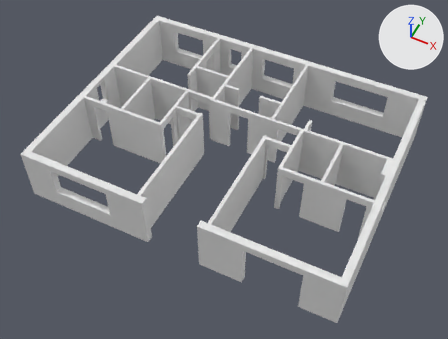
An edit to the glTF model na-project-portal/26-Projects/SK02__AscottGardens/30__TrueVision__AppContent/DesignPhase01__ConceptDesign__Scheme-01/SK02__Storey__FirstFloor__ProposedWalls__MeshModel__.glb, drawn before and after from the same camera.
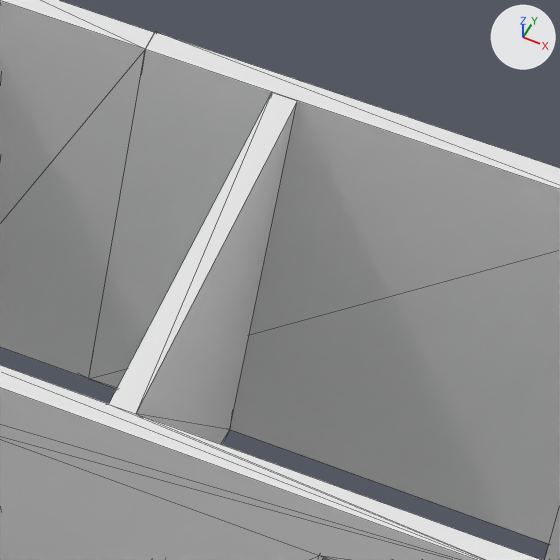
Each version is shown whole from a 50 mm camera at (22.89, -2.09, 23.1) aimed at (14.94, 13.82, 3.21), then close up on the part from 69% to 84% of the width and 39% to 59% of the height. Arrows for +X, +Y and +Z are at upper right; the lights stay in place. The older version's two pictures come first. The close-ups show mesh edges as thin lines. Vertices at exactly the same position are counted once.

Objects in the first close-up: '21__ProposedBuilding__Walls::Default'.
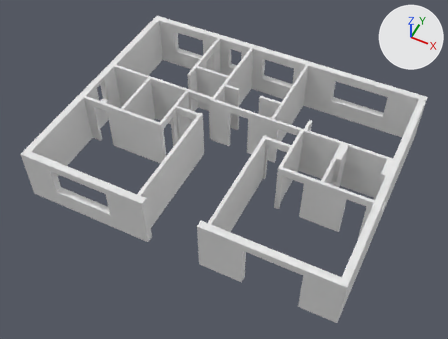
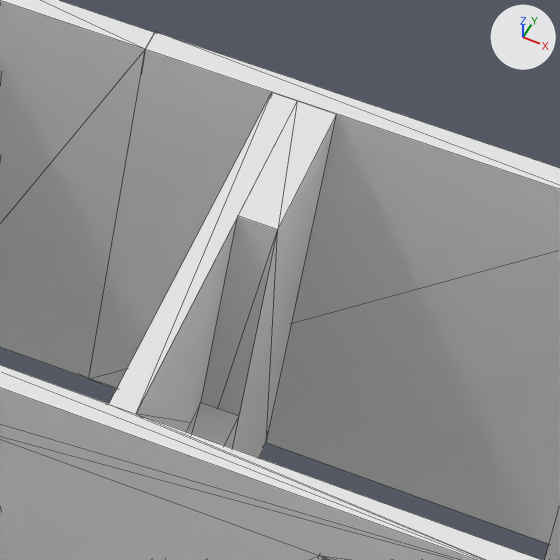
Location of each change, [x1, y1, x2, y2] in pixels of the close-ups (560 x 560 px):
part 1 of me_mesh_0_21__proposedbuilding__walls__default, added
    after: [186, 101, 337, 458]

Patch to the scene script:
```diff
--- a/na-project-portal/26-Projects/SK02__AscottGardens/30__TrueVision__AppContent/DesignPhase01__ConceptDesign__Scheme-01/SK02__Storey__FirstFloor__ProposedWalls__MeshModel__.glb.py
+++ b/na-project-portal/26-Projects/SK02__AscottGardens/30__TrueVision__AppContent/DesignPhase01__ConceptDesign__Scheme-01/SK02__Storey__FirstFloor__ProposedWalls__MeshModel__.glb.py
@@ me_mesh_0_21__proposedbuilding__walls__default @@
 # used by ob_21__proposedbuilding__walls__default; location = (0.0, 0.0, 0.0)
-me_mesh_0_21__proposedbuilding__walls__default.from_pydata(...)  # 342 vertices, 732 faces; spans x 8.13..21.7, y 9.4..19.97, z 2.69..5.14
+me_mesh_0_21__proposedbuilding__walls__default.from_pydata(...)  # 359 vertices, 768 faces; spans x 8.13..21.7, y 9.4..19.97, z 2.69..5.14
+# me_mesh_0_21__proposedbuilding__walls__default part 1
+# 11 vertices are added at x 15.99..19.6, y 13.4..16.7, z 2.69..5.14
+# 6 new vertices lie (0.0, 0.0, 1.1) away from vertices in x 16.19..19.6, y 13.4..16.7, z 2.69
+# 36 new faces join them
 me_mesh_0_21__proposedbuilding__walls__default.materials.append(mat_default)
```
